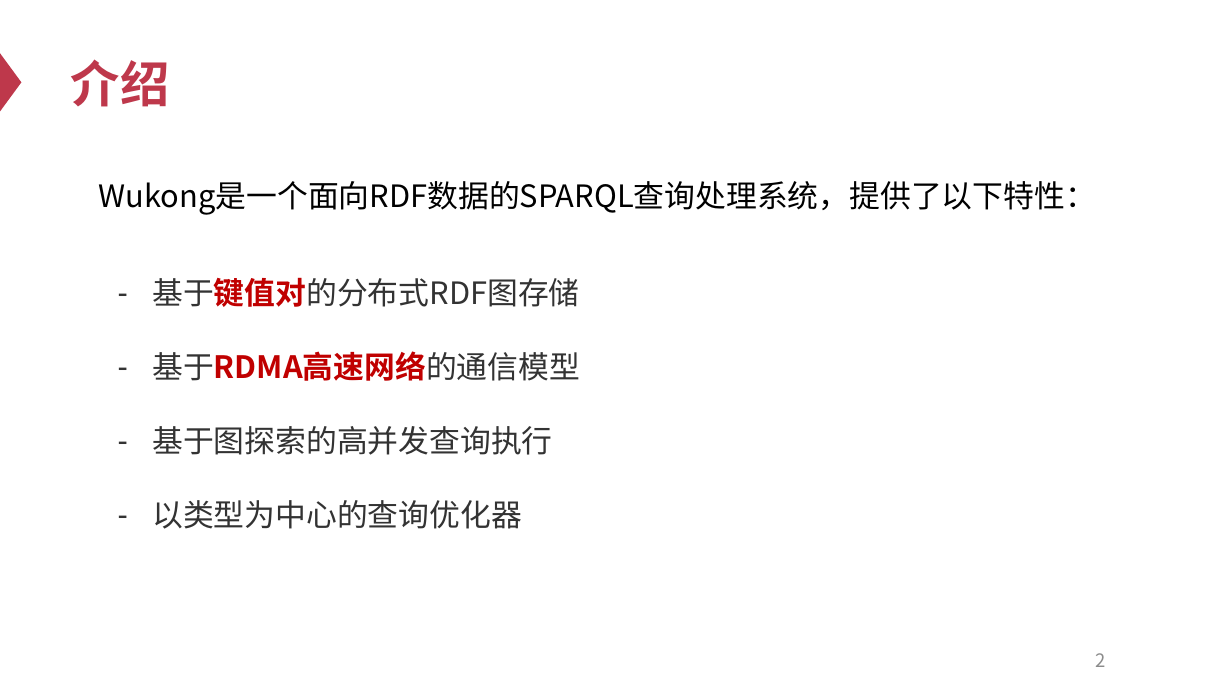
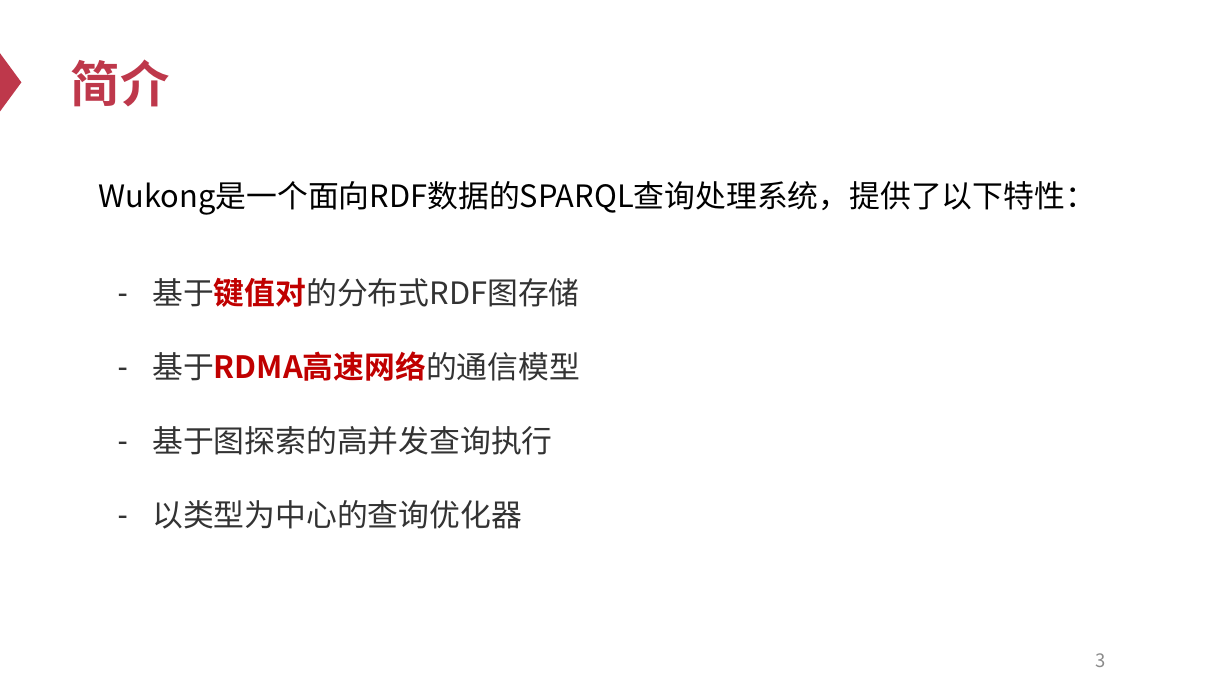
Before and after one commit to SJTU-IPADS/wukong, a slide deck: slide 3 of docs/wukong介绍.pptx (slide 2 before the commit). Drawn at 1232x693 pixels with LibreOffice and Linux fonts; fonts in the diff are those of the drawing. Boxes give left, top, right and bottom in pixels: in the first picture for what was removed or moved away, otherwise in the second. Text is boxed around its words. In the diff, an @@ line names an element or a change of style, - is before the commit and + after.

```diff
--- a/docs/wukong介绍.pptx
+++ b/docs/wukong介绍.pptx
@@ title at (71, 59, 170, 107): text changed @@
-介绍
+简介
@@ page number at (1095, 653, 1105, 667): text changed @@
-2
+3
```
Also in this commit, not shown: 2 other slides changed, 4 slides added, 1 other file.
